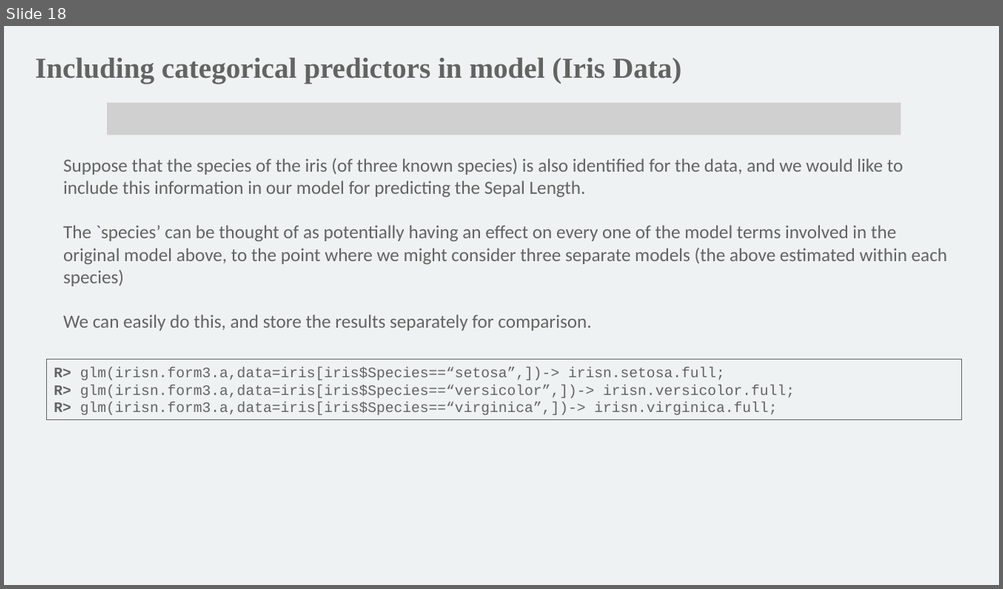
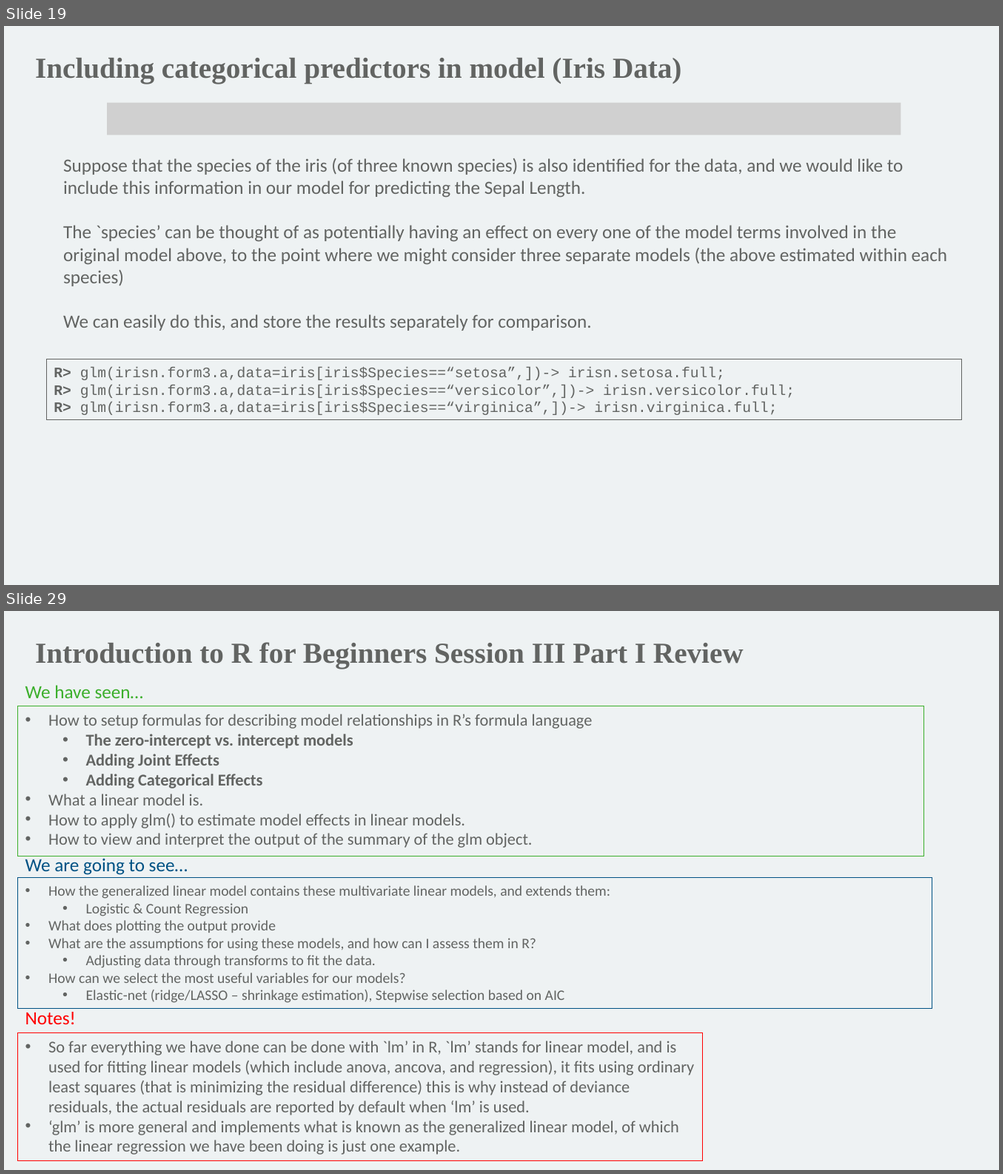
Before and after one commit to mathornton01/2022_UTSW_Lyda_Hill_Department_Beginning_R_Nanocourse, a slide deck: Slides/IntroductionToRForBeginners_DayII_MT.pptx. Shown one above the other, each under a label of ours: slide 18 before the commit, slides 19 and 29 after it; the slides between them are not shown. The pictures are 1003x589 and 1003x1174 pixels, drawn with LibreOffice and Linux fonts; fonts in the diff are those of the drawing; grey boxes stand for pictures; background and template pictures are left out. Boxes give left, top, right and bottom in pixels: in the first picture for what was removed or moved away, otherwise in the second. Text is boxed around its words. In the diff, an @@ line names an element or a change of style, - is before the commit and + after.

```diff
--- a/Slides/IntroductionToRForBeginners_DayII_MT.pptx
+++ b/Slides/IntroductionToRForBeginners_DayII_MT.pptx
@@ slide 29 added at [4,611,999,1170], background #EEF2F3 @@
@@ text added at [35,642,743,668], 28 pt, text #626462, bold @@
+Introduction to R for Beginners Session III Part I Review
@@ text added at [25,685,144,698], 18 pt, text #3CAF2C @@
+We have seen…
@@ rectangle added at [18,706,924,857], outline #3CAF2C 0.75 pt, 16 pt, text #626462 @@
+• How to setup formulas for describing model relationships in R’s formula language
+  • The zero-intercept vs. intercept models
+  • Adding Joint Effects
+  • Adding Categorical Effects
+• What a linear model is.
+• How to apply glm() to estimate model effects in linear models.
+• How to view and interpret the output of the summary of the glm object.
@@ text added at [25,856,188,875], 18 pt, text #005284 @@
+We are going to see…
@@ rectangle added at [18,878,932,1008], outline #005284 0.75 pt, 14 pt, text #626462 @@
+• How the generalized linear model contains these multivariate linear models, and extends them:
+  • Logistic & Count Regression
+• What does plotting the output provide
+• What are the assumptions for using these models, and how can I assess them in R?
+  • Adjusting data through transforms to fit the data.
+• How can we select the most useful variables for our models?
+  • Elastic-net (ridge/LASSO – shrinkage estimation), Stepwise selection based on AIC
@@ text added at [25,1012,76,1025], 18 pt, text #FF0000 @@
+Notes!
@@ rectangle added at [18,1034,703,1162], outline #FF0000 0.75 pt, 16 pt, text #626462 @@
+• So far everything we have done can be done with `lm’ in R, `lm’ stands for linear model, and is used for fitting linear models (which include anova, ancova, and regression), it fits using ordinary least squares (that is minimizing the residual difference) this is why instead of deviance residuals, the actual residuals are reported by default when ‘lm’ is used.
+• ‘glm’ is more general and implements what is known as the generalized linear model, of which the linear regression we have been doing is just one example.
@@ what was slide 18 is now slide 19 @@
```
Also in this commit, not shown: 4 slides changed, 8 other slides added, 1 slide removed, 1 other file.
